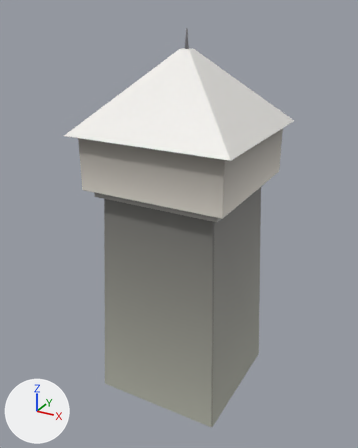
A saved change to the glTF model games/new-game/public/assets/buildings/watchtower_l1_lod2.glb.
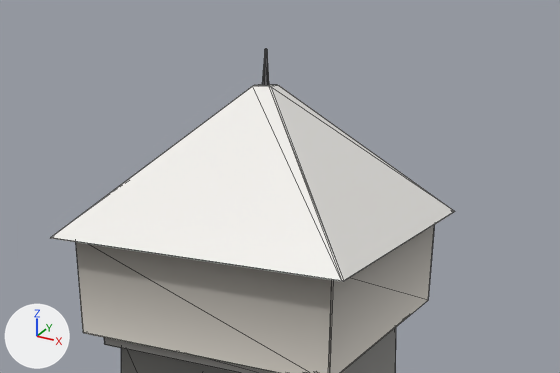
Each version appears first whole from a 50 mm camera at (7.1, -13.36, 12.07) aimed at (-0.17, -0.15, 5.47), and next in a close-up on the part from 10% to 99% of the width and 0% to 48% of the height. Lighting does not change. The marker at lower left points along +X, +Y and +Z. The older version's two pictures come first. The close-ups show mesh edges as thin lines. Where no turn or scale is listed for an object, it has been applied to the vertices. Vertices at exactly the same position are counted once.

In view in the first close-up: 'watchtower_l1_lod2'.
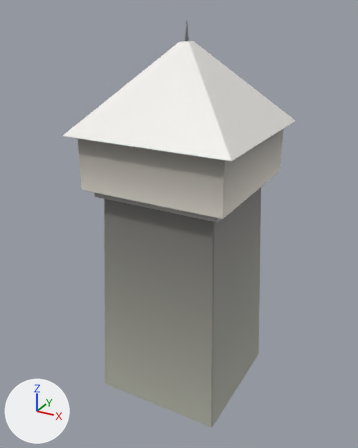
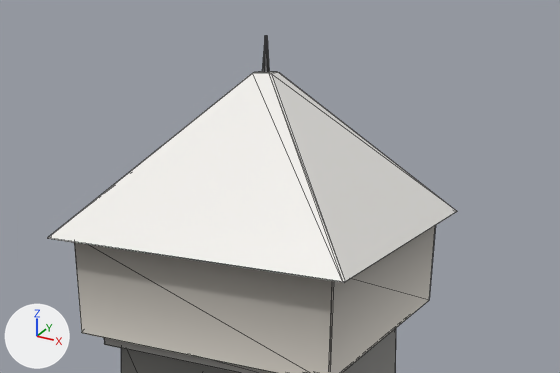
Where the newer file only moved an object's origin or applied its transform, the numbers keep the older frame.

Pixel boxes [x1, y1, x2, y2] of what changed, in the close-ups (560 x 373 px; the box of a moved part takes in the faces that stretch with it):
'watchtower_l1_lod2', reshaped: before [51, 49, 455, 373]; after [48, 35, 457, 373]
part 1 of me_watchtower_l1_lod2, moved or reshaped: before [51, 84, 455, 282]; after [48, 71, 457, 283]
part 2 of me_watchtower_l1_lod2, moved or reshaped: before [262, 49, 268, 85]; after [262, 35, 269, 72]
part 3 of me_watchtower_l1_lod2, recoloured: before [51, 53, 342, 282]; after [48, 238, 344, 283]

Patch to the scene script:
```diff
--- a/games/new-game/public/assets/buildings/watchtower_l1_lod2.glb.py
+++ b/games/new-game/public/assets/buildings/watchtower_l1_lod2.glb.py
@@ me_watchtower_l1_lod2 @@
 # used by ob_watchtower_l1_lod2; location = (0.0, 0.0, 5.47)
 # before: 102 (0.0, -0.02, 6.03) at pixel (265, 49), 103 (0.0, -0.06, 5.42), 104 (-0.02, -0.01, 6.03) at pixel (264, 49), 105 (-0.05, -0.03, 5.42)
-me_watchtower_l1_lod2.from_pydata(...)  # 108 vertices, 196 faces; spans x -2.61..2.61, y -2.61..2.61, z -6.03..6.03
-me_watchtower_l1_lod2.vertices[0].co = (0.05, 0.03, 5.42)
-me_watchtower_l1_lod2.vertices[1].co = (0.02, 0.01, 6.03)  # pixel (267, 49)
-me_watchtower_l1_lod2.vertices[2].co = (0.02, -0.01, 6.03)  # pixel (266, 49)
-me_watchtower_l1_lod2.vertices[3].co = (0.05, -0.03, 5.42)
-me_watchtower_l1_lod2.vertices[4].co = (0.0, 0.06, 5.42)
-me_watchtower_l1_lod2.vertices[5].co = (0.0, 0.02, 6.03)  # pixel (266, 48)
-me_watchtower_l1_lod2.vertices[106].co = (-0.02, 0.01, 6.03)  # pixel (265, 48)
-me_watchtower_l1_lod2.vertices[107].co = (-0.05, 0.03, 5.42)
+me_watchtower_l1_lod2.from_pydata(...)  # 108 vertices, 196 faces; spans x -2.64..2.64, y -2.64..2.64, z -6.03..6.22
+# me_watchtower_l1_lod2 part 1: the loose piece of 24 vertices spanning x -2.61..2.61, y -2.61..2.61, z 3.17..5.47 is scaled about its middle by (1.01, 1.01, 1.09), then moved by (0.0, 0.0, 0.1)
+# me_watchtower_l1_lod2 part 2
+for i in [*range(102, 106)]: me_watchtower_l1_lod2.vertices[i].co += Vector((0.0, 0.0, 0.2))
+me_watchtower_l1_lod2.vertices[0].co = (0.0, 0.06, 5.63)
+me_watchtower_l1_lod2.vertices[1].co = (0.0, 0.02, 6.22)  # pixel (266, 35)
+me_watchtower_l1_lod2.vertices[2].co = (0.02, 0.01, 6.22)  # pixel (267, 35)
+me_watchtower_l1_lod2.vertices[3].co = (0.05, 0.03, 5.63)
+me_watchtower_l1_lod2.vertices[4].co = (0.02, -0.01, 6.22)  # pixel (266, 35)
+me_watchtower_l1_lod2.vertices[5].co = (0.05, -0.03, 5.63)
+me_watchtower_l1_lod2.vertices[106].co = (-0.05, 0.03, 5.63)
+me_watchtower_l1_lod2.vertices[107].co = (-0.02, 0.01, 6.22)  # pixel (265, 35)
+# me_watchtower_l1_lod2 part 3: 6 kept faces spanning x -2.64..2.63, y -2.64..2.63, z 3.17..6.22 get new vertex colours
+# other edits to the shape of me_watchtower_l1_lod2 do not show in these pictures
 me_watchtower_l1_lod2.materials.append(mat_marchlandsurface)
```
